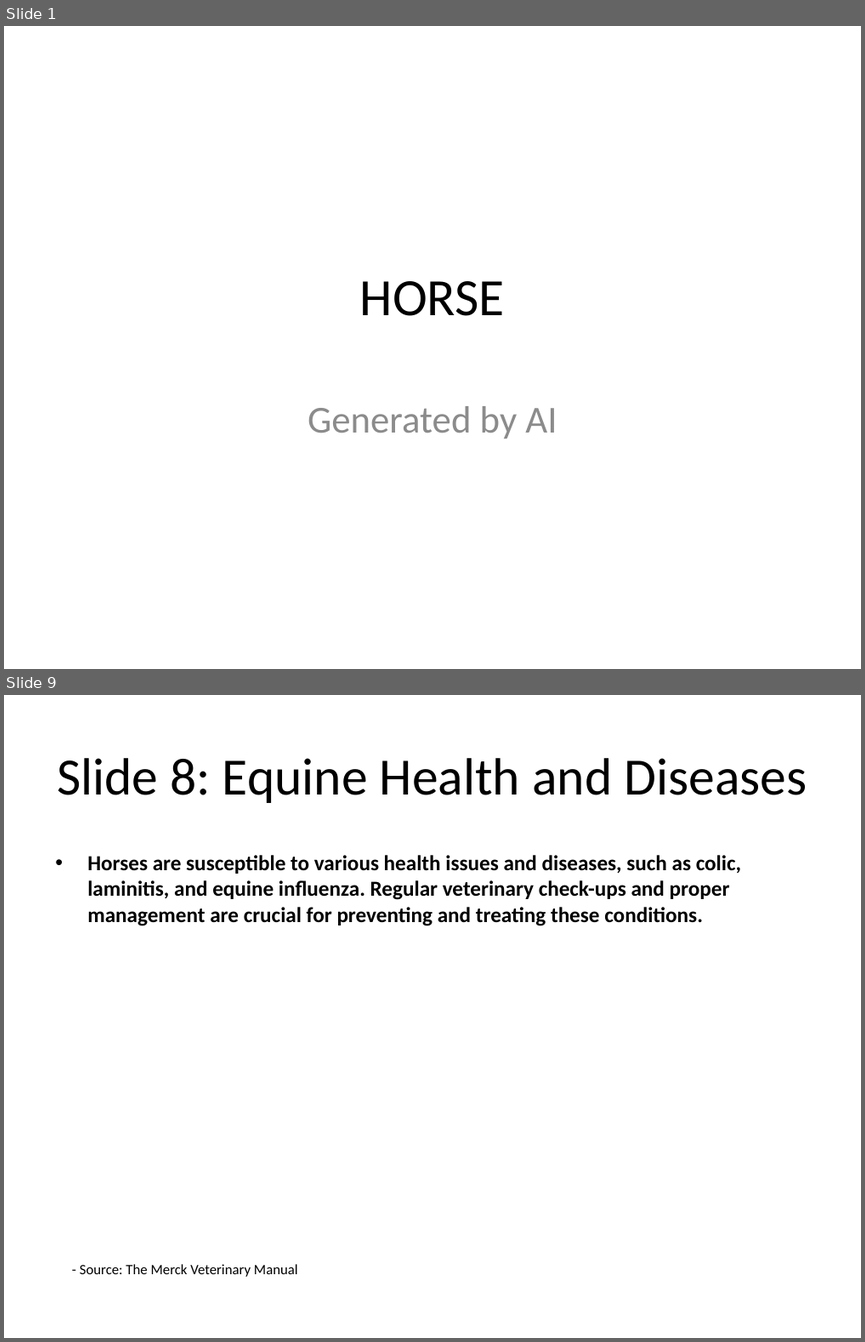
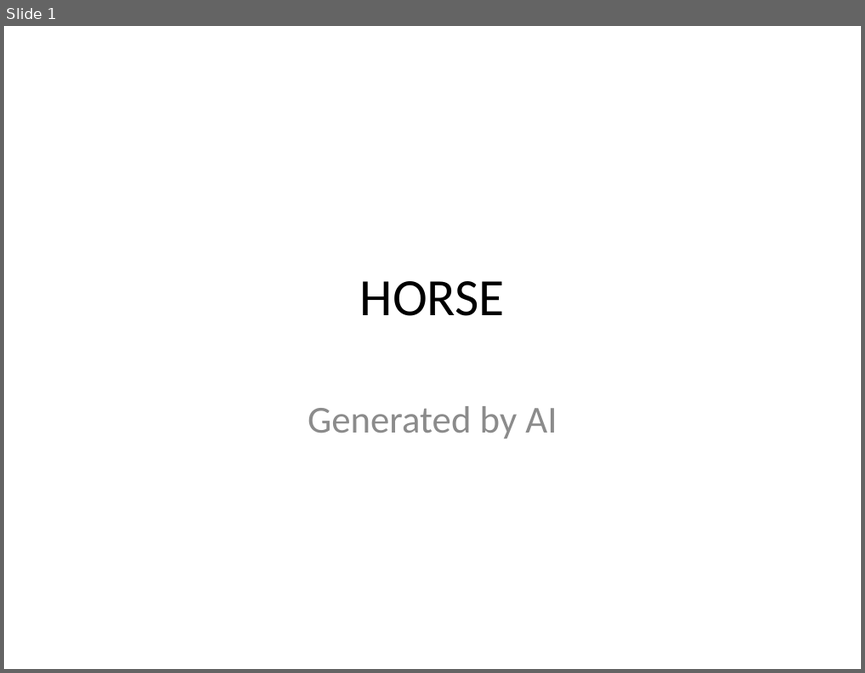
Before and after one commit to infrasvc-magang/test, a slide deck: backend/eksplor_individu/pptmaker-najmi/backend/project/PPTX/Horse_presentation.pptx. Shown one above the other, each under a label of ours: slides 1 and 9 before the commit, slide 1 after it; the slides between them are not shown. The pictures are 865x1342 and 865x673 pixels, drawn with LibreOffice and Linux fonts; fonts in the diff are those of the drawing. Boxes give left, top, right and bottom in pixels: in the first picture for what was removed or moved away, otherwise in the second. Text is boxed around its words. In the diff, an @@ line names an element or a change of style, - is before the commit and + after.

```diff
--- a/backend/eksplor_individu/pptmaker-najmi/backend/project/PPTX/Horse_presentation.pptx
+++ b/backend/eksplor_individu/pptmaker-najmi/backend/project/PPTX/Horse_presentation.pptx
@@ slide 9 removed at bbox=[4, 695, 861, 1338], background #FFFFFF @@
@@ title removed at bbox=[57, 758, 806, 803] @@
-Slide 8: Equine Health and Diseases
@@ text removed at bbox=[87, 855, 741, 926] @@
-• Horses are susceptible to various health issues and diseases, such as colic, laminitis, and equine influenza. Regular veterinary check-ups and proper management are crucial for preventing and treating these conditions.
@@ text removed at bbox=[80, 1264, 298, 1276] @@
-- Source: The Merck Veterinary Manual
```
Also in this commit, not shown: 9 slides changed, 1 slide added, 7 other files.
